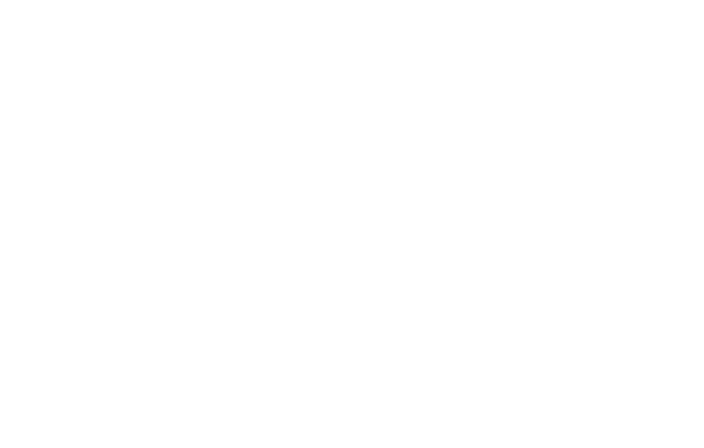
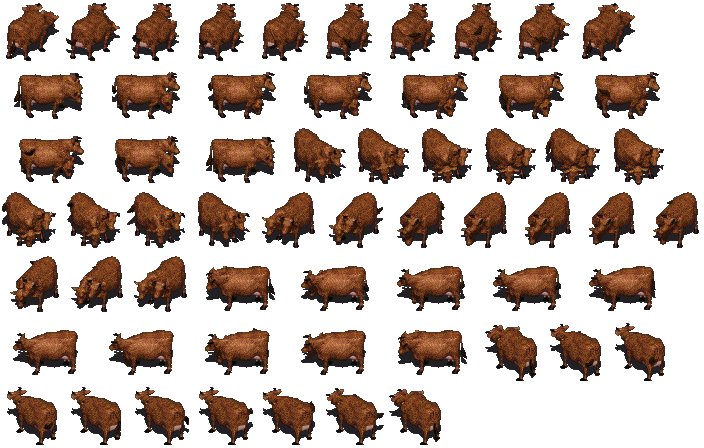
Revision of a layered 704×448 image; what changed, layer by layer:
added group "PNG" with 3 layers above "Слой 2" over [2, 3, 699, 445]
added layer "IDle копия" in group "PNG" over [2, 3, 699, 445]
